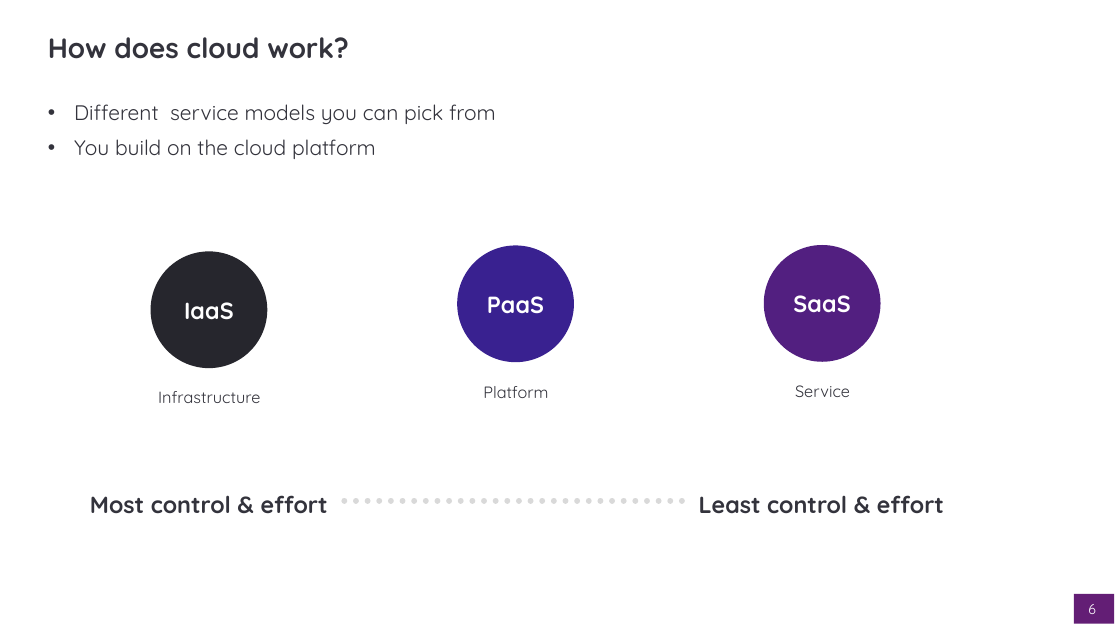
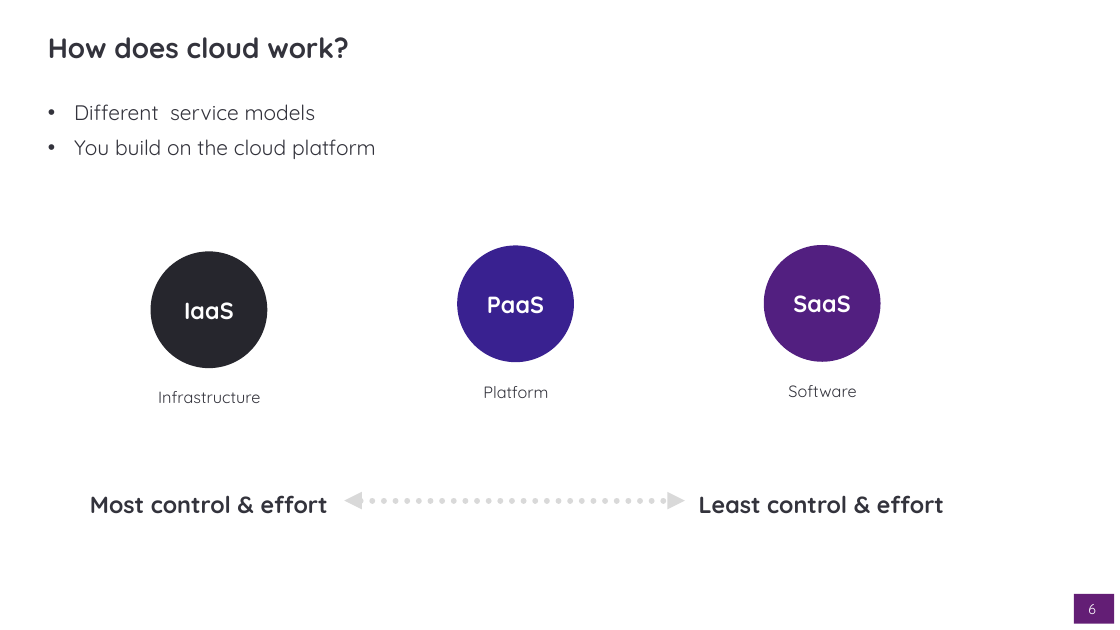
Before and after one commit to dto-btn/reading-material, a slide deck: slide 6 of presentations/dto-all-staff_2019-10-17.pptx. Drawn at 1120x630 pixels with LibreOffice and Linux fonts; fonts in the diff are those of the drawing; background and template pictures are left out. Boxes give left, top, right and bottom in pixels: in the first picture for what was removed or moved away, otherwise in the second. Text is boxed around its words. In the diff, an @@ line names an element or a change of style, - is before the commit and + after.

```diff
--- a/presentations/dto-all-staff_2019-10-17.pptx
+++ b/presentations/dto-all-staff_2019-10-17.pptx
@@ text at bbox=[74, 104, 316, 120]: text changed @@
-• Different service models you can pick from
+• Different service models
@@ text at bbox=[788, 385, 856, 397]: text changed @@
-Service
+Software
@@ line (344, 501) - (685, 501): line to double arrow @@
```
Also in this commit, not shown: 4 other slides changed, 1 slide added.
